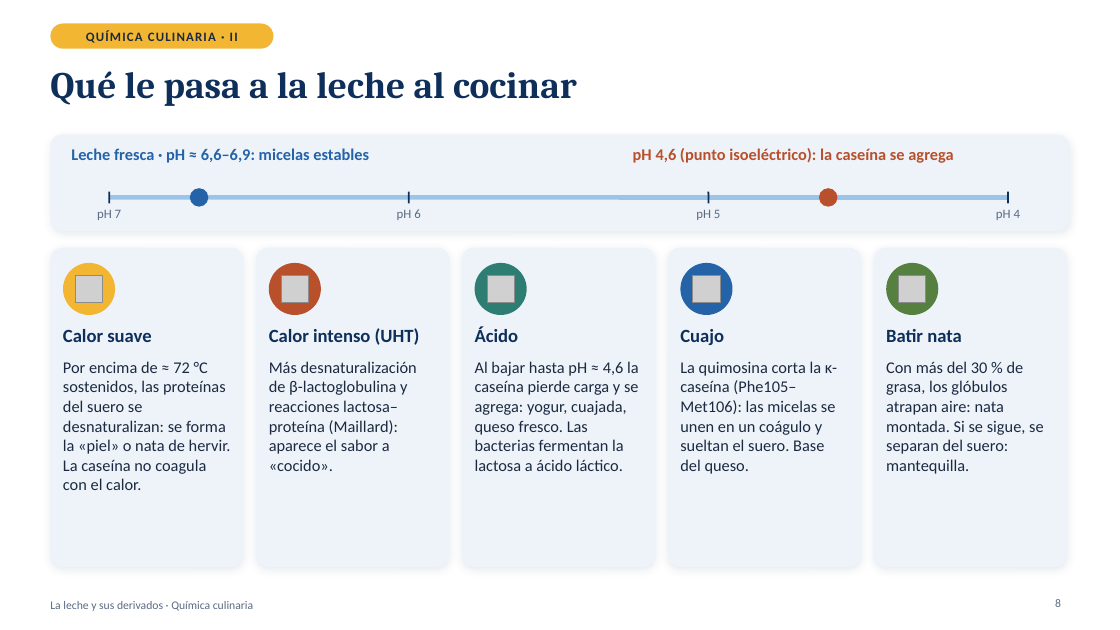
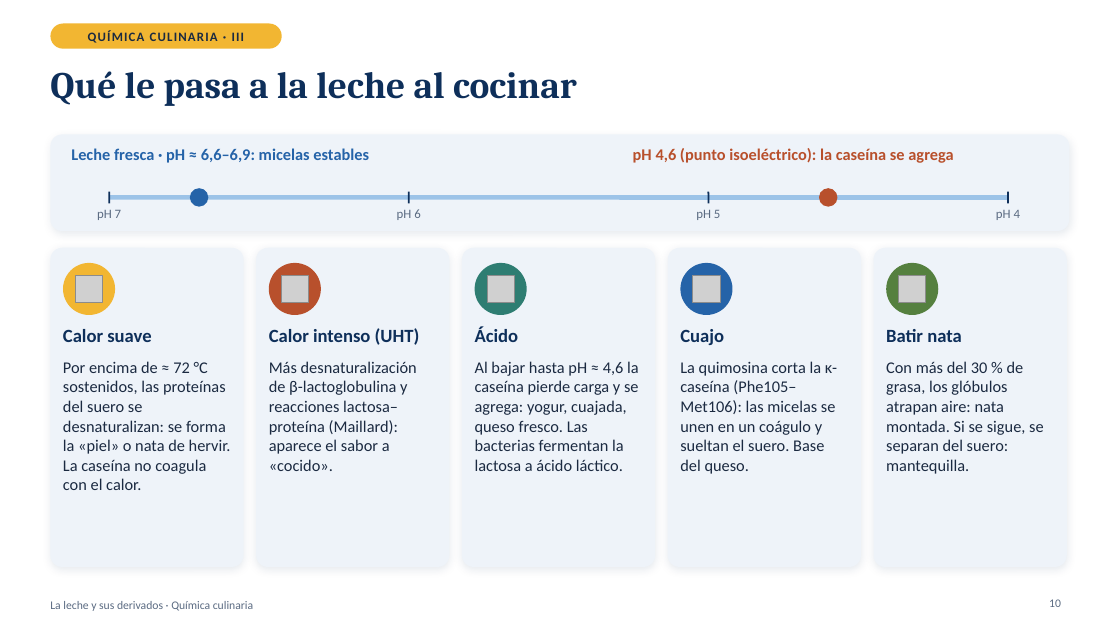
Before and after one commit to WhosErnest/YourFlyouts, a slide deck: slide 10 of presentacion-leche/La_leche_y_sus_derivados.pptx (slide 8 before the commit). Drawn at 1120x630 pixels with LibreOffice and Linux fonts; fonts in the diff are those of the drawing; grey boxes stand for pictures. Boxes give left, top, right and bottom in pixels: in the first picture for what was removed or moved away, otherwise in the second. Text is boxed around its words. In the diff, an @@ line names an element or a change of style, - is before the commit and + after.

```diff
--- a/presentacion-leche/La_leche_y_sus_derivados.pptx
+++ b/presentacion-leche/La_leche_y_sus_derivados.pptx
@@ rounded rectangle: place and size @@
-rounded rectangle at [50, 24, 274, 49]
+rounded rectangle at [50, 24, 281, 49]
@@ text at [88, 30, 245, 43]: text changed @@
-QUÍMICA CULINARIA · II
+QUÍMICA CULINARIA · III
@@ page number at [1049, 599, 1061, 607]: text changed @@
-8
+10
```
Also in this commit, not shown: 9 other slides changed, 6 slides added, 1 other file.
